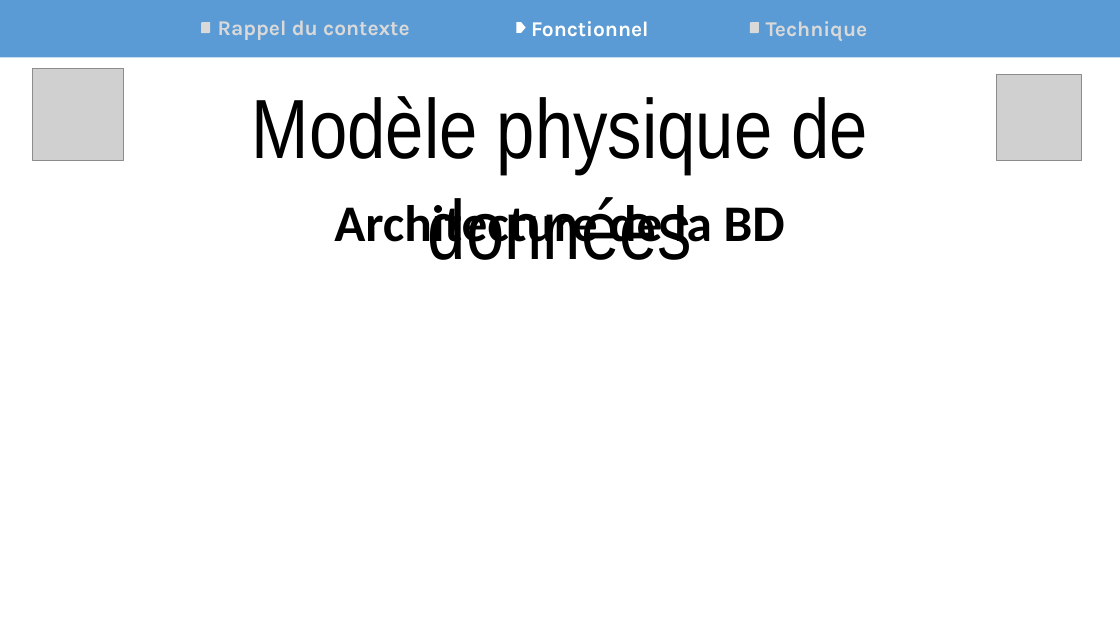
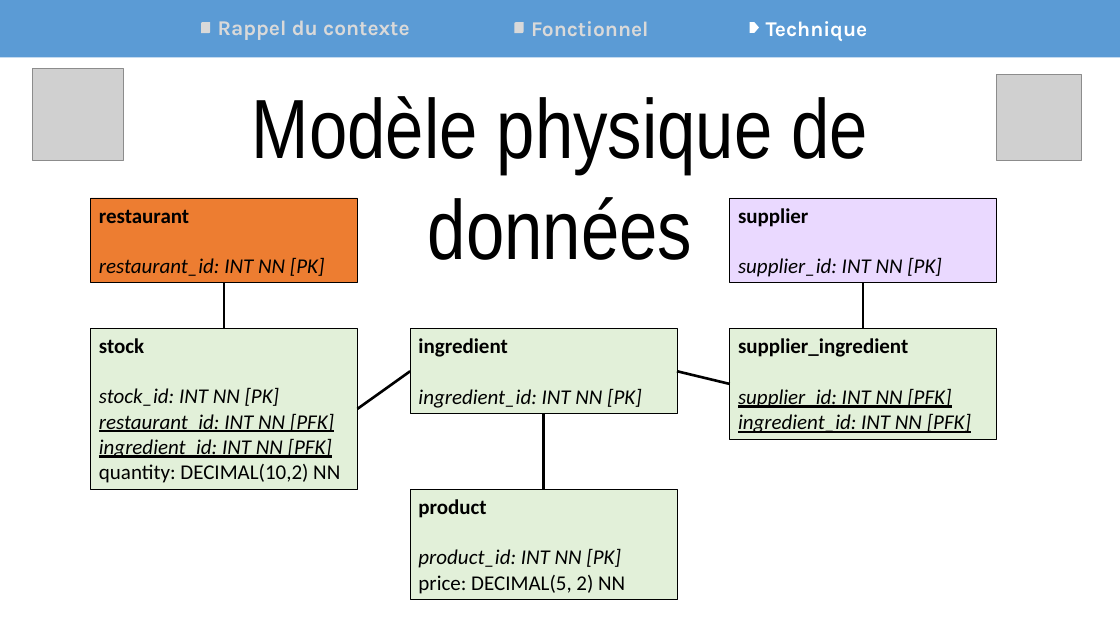
Before and after one commit to Synkied/OC_Projet-6, a slide deck: slide 7 of doc/Projet6_OCPizza_Arguments.pptx. Drawn at 1120x630 pixels with LibreOffice and Linux fonts; fonts in the diff are those of the drawing; grey boxes stand for pictures. Boxes give left, top, right and bottom in pixels: in the first picture for what was removed or moved away, otherwise in the second. Text is boxed around its words. In the diff, an @@ line names an element or a change of style, - is before the commit and + after.

```diff
--- a/doc/Projet6_OCPizza_Arguments.pptx
+++ b/doc/Projet6_OCPizza_Arguments.pptx
@@ round diag rect: place and size @@
-round diag rect at (750, 22, 760, 33)
+round diag rect at (514, 22, 523, 33)
@@ text "Fonctionnel" at (531, 21, 649, 36): text colour #FFFFFF to #D9D9D9 @@
@@ pentagon arrow: place and size @@
-pentagon arrow at (517, 22, 526, 33)
+pentagon arrow at (749, 22, 759, 33)
@@ text "Technique" at (766, 21, 868, 41): text colour #D9D9D9 to #FFFFFF @@
@@ rectangle added at (91, 198, 358, 283), fill #ED7D31, outline #000000 0.75 pt, 18 pt, text #000000, italic @@
+restaurant
+restaurant_id: INT NN [PK]
@@ text removed at (334, 198, 785, 253) @@
-Architecture de la BD
@@ rectangle added at (730, 198, 997, 283), fill #EAD9FF, outline #000000 0.75 pt, 18 pt, text #000000, italic @@
+supplier
+supplier_id: INT NN [PK]
@@ line added from (224, 283) to (224, 329), #000000 2.25 pt @@
@@ line added from (864, 329) to (864, 283), #000000 2.25 pt @@
@@ rectangle added at (91, 329, 358, 490), fill #E2F0D9, outline #000000 0.75 pt, 18 pt, text #000000, italic, underline @@
+stock
+stock_id: INT NN [PK]
+restaurant_id: INT NN [PFK]
+ingredient_id: INT NN [PFK]
+quantity: DECIMAL(10,2) NN
@@ rectangle added at (410, 329, 677, 413), fill #E2F0D9, outline #000000 0.75 pt, 18 pt, text #000000, italic @@
+ingredient
+ingredient_id: INT NN [PK]
@@ rectangle added at (730, 329, 997, 439), fill #E2F0D9, outline #000000 0.75 pt, 18 pt, text #000000, italic, underline @@
+supplier_ingredient
+supplier_id: INT NN [PFK]
+ingredient_id: INT NN [PFK]
@@ line added from (357, 409) to (410, 371), #000000 2.25 pt @@
@@ line added from (677, 371) to (730, 384), #000000 2.25 pt @@
@@ line added from (544, 413) to (544, 490), #000000 2.25 pt @@
@@ rectangle added at (410, 490, 677, 600), fill #E2F0D9, outline #000000 0.75 pt, 18 pt, text #000000 @@
+product
+product_id: INT NN [PK]
+price: DECIMAL(5, 2) NN
```
Also in this commit, not shown: 4 other slides changed, 1 slide added, 15 other files.
